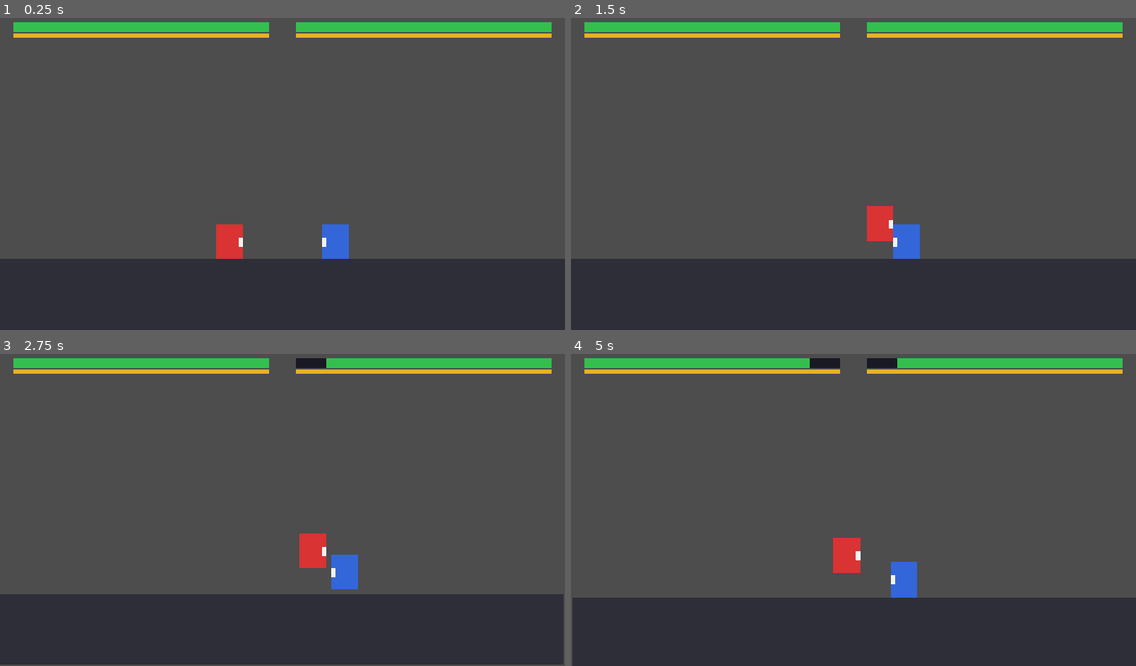
Above: before the commit, frames 1-4 (two rows, left to right).
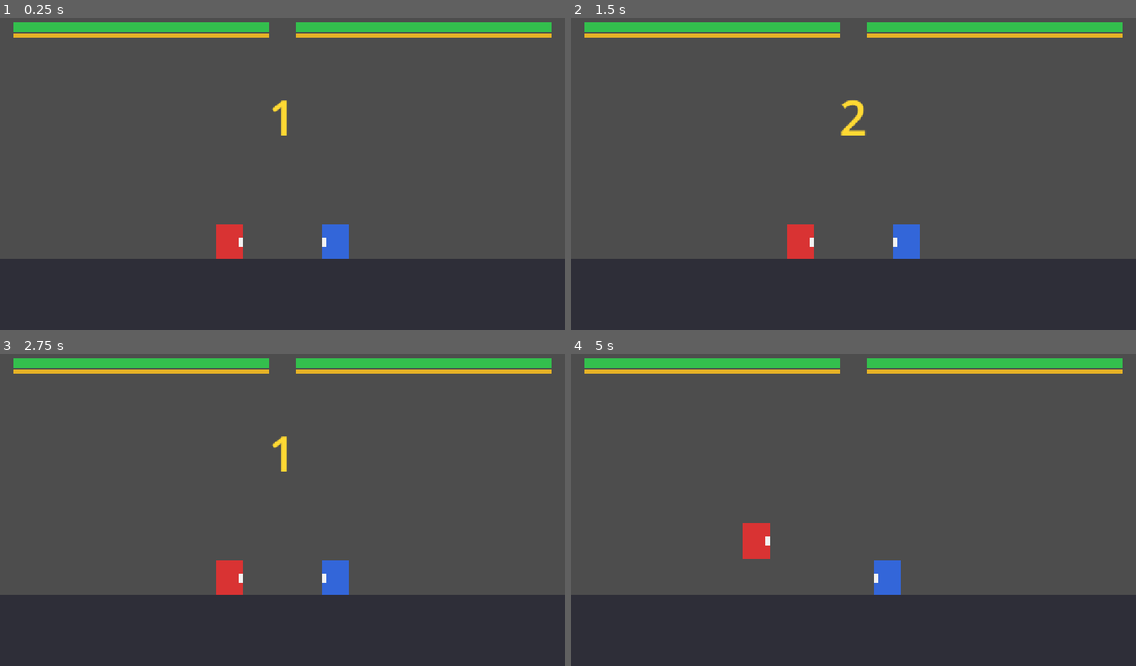
Above: after the commit, the same moments.

Repository: al5ina5/fighter
Game: Godot game, scene res://scenes/Battle.tscn
The game is run twice, just before and just after one commit, with the same random seed, the same clock (stepped at 60 frames per second) and the same inputs.
Inputs (mouse positions are in pixels of both pictures, inside the frame that each line leads up to):
- Up to frame 1 (0.25 s): no input
- Up to frame 2 (1.5 s): tap Enter at 0.5 s; move the mouse to (977, 155) at 0.52 s; hold R 0.53-1.28 s; hold D (p1_move_right) from 0.53 s (still down); click (977, 155) at 0.67 s; tap W (p1_jump) at 0.77 s; move the mouse to (740, 186) at 1.27 s; tap S (p1_block) at 1.35 s
- Up to frame 3 (2.75 s): tap W (p1_jump) at 1.52 s; tap R at 1.55 s; tap Space at 2 s; move the mouse to (339, 438) at 2.02 s; release D (p1_move_right) at 2.03 s; hold A (p1_move_left) from 2.03 s (still down); hold R from 2.03 s (still down); tap G (p1_heavy) at 2.1 s
- Up to frame 4 (5 s): move the mouse to (825, 572) at 2.77 s; release A (p1_move_left) at 2.78 s; release R at 2.78 s; hold D (p1_move_right) 2.78-4.28 s; tap F (p1_light) at 2.85 s; click (825, 572) at 2.92 s; tap W (p1_jump) at 3.02, 3.77, 4.52 s; tap R at 3.05, 4.55 s; move the mouse to (1023, 553) at 3.52 s; hold R 3.53-4.28 s; tap Down (p2_block) at 3.6 s; move the mouse to (684, 460) at 4.27 s; hold A (p1_move_left) from 4.28 s (still down); tap L (p2_heavy) at 4.35 s

The runs differ from the first frame. In frame 1, 0.1% of the frame differs, in the area x 48-51%, y 26-38%; in frame 2, 1.3%; in frame 3, 2.6%; in frame 4, 3.1%, in the area x 0-100%, y 1-100%.

Commit message:
Step 7: round flow - countdown, fight, KO, press R to rematch

Diff:
--- a/scenes/Battle.tscn
+++ b/scenes/Battle.tscn
@@ -103,13 +103,35 @@
 show_percentage = false
 fill_mode = 1
 
+[node name="CountLabel" type="Label" parent="HUD"]
+visible = false
+offset_left = 0.0
+offset_top = 160.0
+offset_right = 1280.0
+offset_bottom = 280.0
+theme_override_font_sizes/font_size = 110
+theme_override_colors/font_color = Color(1, 0.85, 0.2, 1)
+text = "1"
+horizontal_alignment = 1
+
 [node name="KOLabel" type="Label" parent="HUD"]
 visible = false
-offset_left = 440.0
-offset_top = 300.0
-offset_right = 840.0
-offset_bottom = 400.0
-theme_override_font_sizes/font_size = 64
-theme_override_colors/font_color = Color(1, 0.85, 0.2, 1)
+offset_left = 0.0
+offset_top = 280.0
+offset_right = 1280.0
+offset_bottom = 350.0
+theme_override_font_sizes/font_size = 60
+theme_override_colors/font_color = Color(1, 0.3, 0.2, 1)
 text = "KO"
 horizontal_alignment = 1
+
+[node name="RematchLabel" type="Label" parent="HUD"]
+visible = false
+offset_left = 0.0
+offset_top = 360.0
+offset_right = 1280.0
+offset_bottom = 400.0
+theme_override_font_sizes/font_size = 32
+theme_override_colors/font_color = Color(1, 1, 1, 1)
+text = "Press R to rematch"
+horizontal_alignment = 1
--- a/scripts/Battle.gd
+++ b/scripts/Battle.gd
@@ -1,13 +1,18 @@
 extends Node2D
+
+enum Phase { COUNTDOWN, FIGHT, KO }
 
 @onready var p1_bar: ProgressBar = $HUD/P1Bar
 @onready var p2_bar: ProgressBar = $HUD/P2Bar
 @onready var p1_guard: ProgressBar = $HUD/P1Guard
 @onready var p2_guard: ProgressBar = $HUD/P2Guard
+@onready var count_label: Label = $HUD/CountLabel
 @onready var ko_label: Label = $HUD/KOLabel
+@onready var rematch_label: Label = $HUD/RematchLabel
 
 var player1
 var player2
+var phase: int = Phase.COUNTDOWN
 
 
 func _ready() -> void:
@@ -17,6 +22,7 @@
 	player2 = players[1]
 	player1.died.connect(_on_ko.bind(player2))
 	player2.died.connect(_on_ko.bind(player1))
+	_start_round()
 
 
 func _physics_process(_delta: float) -> void:
@@ -27,6 +33,42 @@
 		p2_guard.value = maxf(player2.guard, 0.0)
 
 
+func _process(_delta: float) -> void:
+	if phase == Phase.KO and Input.is_physical_key_pressed(KEY_R):
+		_reset_round()
+
+
+func _start_round() -> void:
+	phase = Phase.COUNTDOWN
+	ko_label.visible = false
+	rematch_label.visible = false
+	count_label.visible = true
+	_lock_players(true)
+	await get_tree().create_timer(0.4).timeout
+	for txt in ["3", "2", "1"]:
+		count_label.text = txt
+		await get_tree().create_timer(1.0).timeout
+	count_label.text = "FIGHT!"
+	await get_tree().create_timer(0.5).timeout
+	count_label.visible = false
+	_lock_players(false)
+	phase = Phase.FIGHT
+
+
 func _on_ko(winner) -> void:
+	phase = Phase.KO
+	_lock_players(true)
 	ko_label.text = "%s WINS!" % winner.name
 	ko_label.visible = true
+	rematch_label.visible = true
+
+
+func _reset_round() -> void:
+	player1.reset(Vector2(520, 520))
+	player2.reset(Vector2(760, 520))
+	_start_round()
+
+
+func _lock_players(locked: bool) -> void:
+	for player in get_tree().get_nodes_in_group("players"):
+		player.input_locked = locked
--- a/scripts/Player.gd
+++ b/scripts/Player.gd
@@ -38,6 +38,7 @@
 var attack_phase := ""
 var attack_time := 0.0
 var hit_landed := false
+var input_locked := false
 
 
 func _ready() -> void:
@@ -75,6 +76,9 @@
 
 
 func _apply_idle() -> void:
+	if input_locked:
+		velocity.x = 0.0
+		return
 	if _block_held() and is_on_floor():
 		state = State.BLOCK
 		return
@@ -183,6 +187,20 @@
 	hitbox_debug.visible = active
 
 
+func reset(start_pos: Vector2) -> void:
+	health = 100.0
+	guard = GUARD_MAX
+	state = State.IDLE
+	velocity = Vector2.ZERO
+	position = start_pos
+	hurt_timer = 0.0
+	flash_timer = 0.0
+	input_locked = true
+	_set_hitbox(false)
+	visual.self_modulate = Color.WHITE
+	visual.modulate = Color.WHITE
+
+
 func _move_input() -> float:
 	var dir := Input.get_axis(_action("move_left"), _action("move_right"))
 	var stick := Input.get_joy_axis(_pad_device(), JOY_AXIS_LEFT_X)
